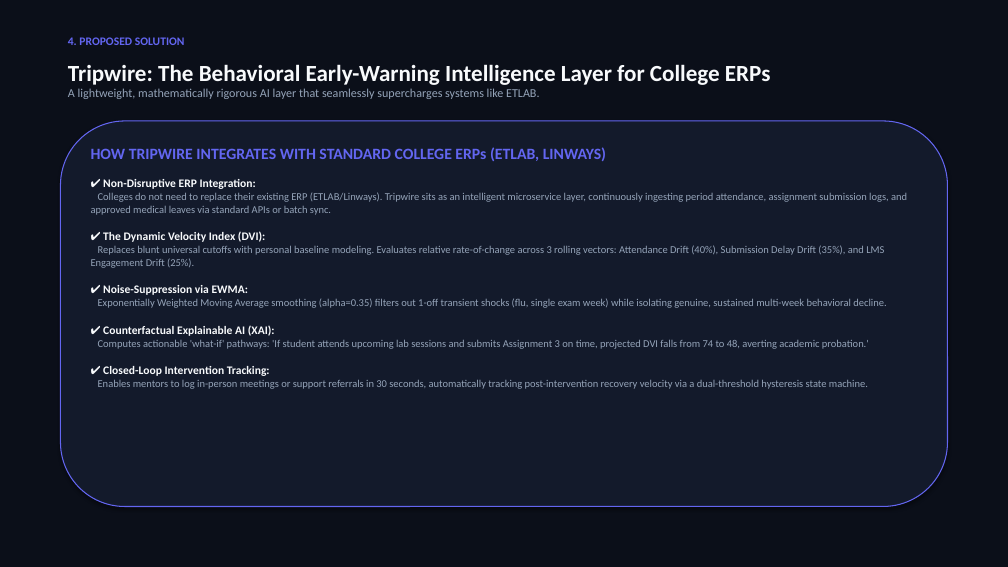
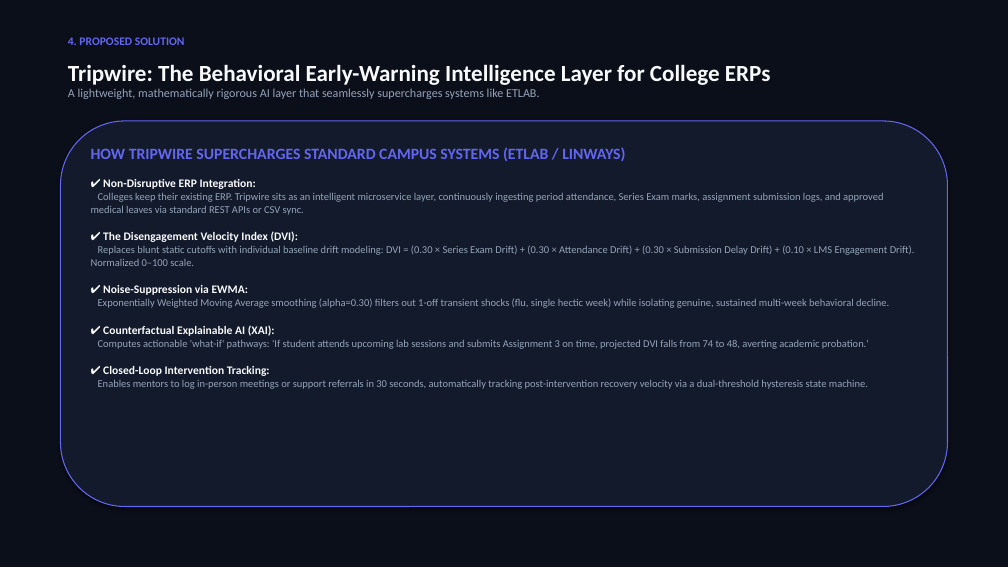
Before and after one commit to sreehari3993-glitch/-tripwire, a slide deck: slide 5 of TRIPWIRE_PITCH_DECK.pptx. Drawn at 1008x567 pixels with LibreOffice and Linux fonts; fonts in the diff are those of the drawing. Boxes give left, top, right and bottom in pixels: in the first picture for what was removed or moved away, otherwise in the second. Text is boxed around its words. In the diff, an @@ line names an element or a change of style, - is before the commit and + after.

Commit message:
feat: add series exam mark threshold (45%) and 30/30/30/10 DVI weight configuration

```diff
--- a/TRIPWIRE_PITCH_DECK.pptx
+++ b/TRIPWIRE_PITCH_DECK.pptx
@@ text at [91, 147, 625, 161]: text changed @@
-HOW TRIPWIRE INTEGRATES WITH STANDARD COLLEGE ERPs (ETLAB, LINWAYS)
+HOW TRIPWIRE SUPERCHARGES STANDARD CAMPUS SYSTEMS (ETLAB / LINWAYS)
@@ text at [91, 193, 915, 266]: text changed @@
-Colleges do not need to replace their existing ERP (ETLAB/Linways). Tripwire sits as an intelligent microservice layer, continuously ingesting period attendance, assignment submission logs, and approved medical leaves via standard APIs or batch sync.
-✔ The Dynamic Velocity Index (DVI):
-Replaces blunt universal cutoffs with personal baseline modeling. Evaluates relative rate-of-change across 3 rolling vectors: Attendance Drift (40%), Submission Delay Drift (35%), and LMS Engagement Drift (25%).
+Colleges keep their existing ERP. Tripwire sits as an intelligent microservice layer, continuously ingesting period attendance, Series Exam marks, assignment submission logs, and approved medical leaves via standard REST APIs or CSV sync.
+✔ The Disengagement Velocity Index (DVI):
+Replaces blunt static cutoffs with individual baseline drift modeling: DVI = (0.30 × Series Exam Drift) + (0.30 × Attendance Drift) + (0.30 × Submission Delay Drift) + (0.10 × LMS Engagement Drift). Normalized 0–100 scale.
@@ text at [98, 298, 889, 308]: text changed @@
-Exponentially Weighted Moving Average smoothing (alpha=0.35) filters out 1-off transient shocks (flu, single exam week) while isolating genuine, sustained multi-week behavioral decline.
+Exponentially Weighted Moving Average smoothing (alpha=0.30) filters out 1-off transient shocks (flu, single hectic week) while isolating genuine, sustained multi-week behavioral decline.
```
Also in this commit, not shown: 9 other slides changed, 2 slides added, 25 other files.
